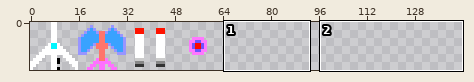
Sprite sheet -- shooting.png. Above, an overview of the earlier version with the close-up marked.
Close-up. Before:
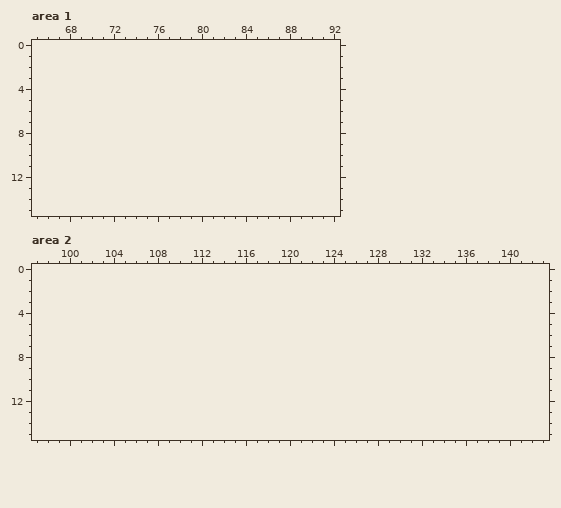
The file is 64x16 pixels. Shown: area 1: x 65..92, y 0..15; area 2: x 97..143, y 0..15. The old version is drawn lined up with the new one, on the new canvas.
Palette (. is transparent): 
Once edited:
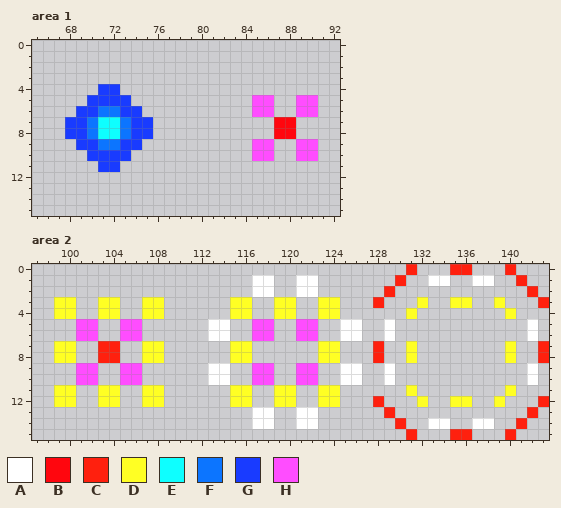
Colours new in this view: A #ffffff  B #ff060e  C #ff200e  D #ffff24  E #0effff  F #0c75ff  G #193bff  H #ff4dff
Difference:
canvas 64x16 -> 144x16
Changed rows in their new state; - is an unchanged pixel.
Area 1:
first column x 68:
 4 ---GG------------------
 5 --GGGG-----------HH--HH
 6 -GGFFGG----------HH--HH
 7 GGFEEFGG-----------BB--
 8 GGFEEFGG-----------BB--
 9 -GGFFGG----------HH--HH
10 --GGGG-----------HH--HH
11 ---GG------------------
Area 2:
first column x 99:
 0 --------------------------------C---CC---C---
 1 ------------------AA--AA-------C--AA--AA--C--
 2 ------------------AA--AA------C------------C-
 3 DD--DD--DD------DD--DD--DD---C---D--DD--D---C
 4 DD--DD--DD------DD--DD--DD------D--------D---
 5 --HH--HH------AA--HH--HH--AA--A------------A-
 6 --HH--HH------AA--HH--HH--AA--A------------A-
 7 DD--CC--DD------DD------DD---C--D--------D--C
 8 DD--CC--DD------DD------DD---C--D--------D--C
 9 --HH--HH------AA--HH--HH--AA--A------------A-
10 --HH--HH------AA--HH--HH--AA--A------------A-
11 DD--DD--DD------DD--DD--DD------D--------D---
12 DD--DD--DD------DD--DD--DD---C---D--DD--D---C
13 ------------------AA--AA------C------------C-
14 ------------------AA--AA-------C--AA--AA--C--
15 --------------------------------C---CC---C---
